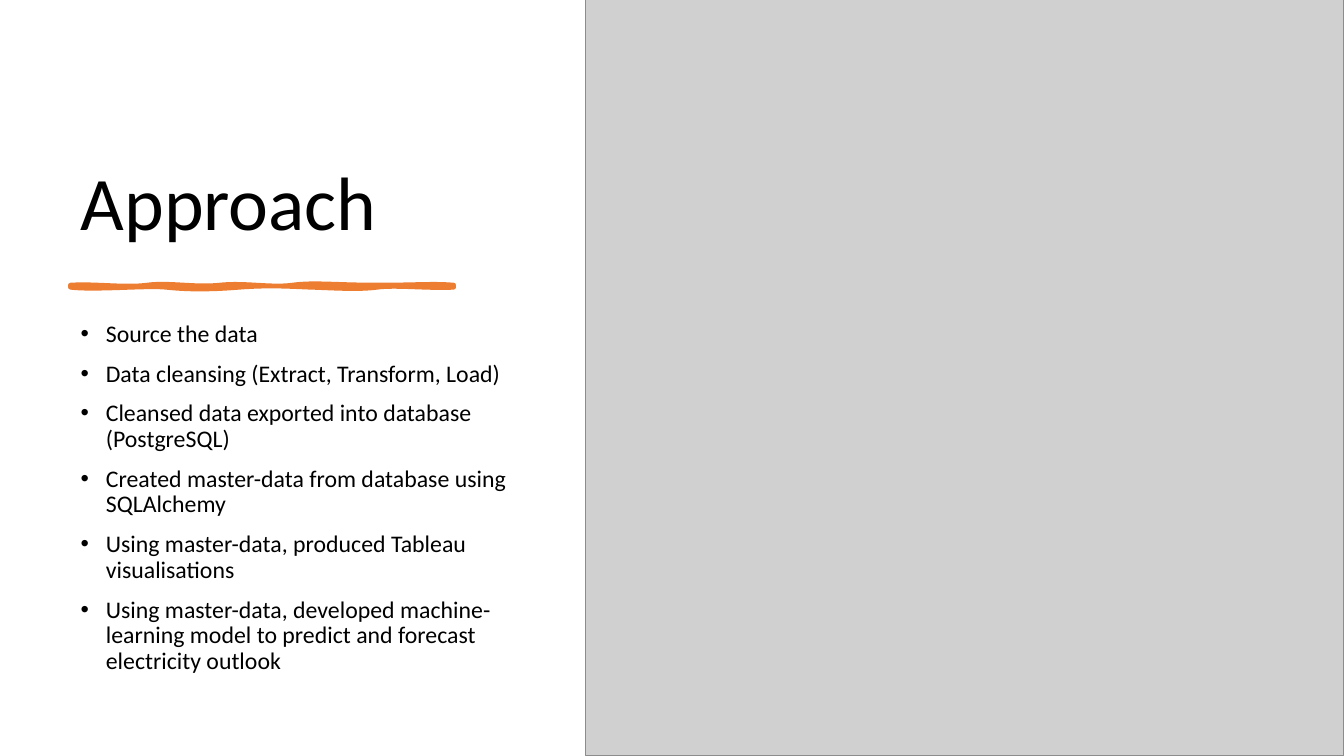
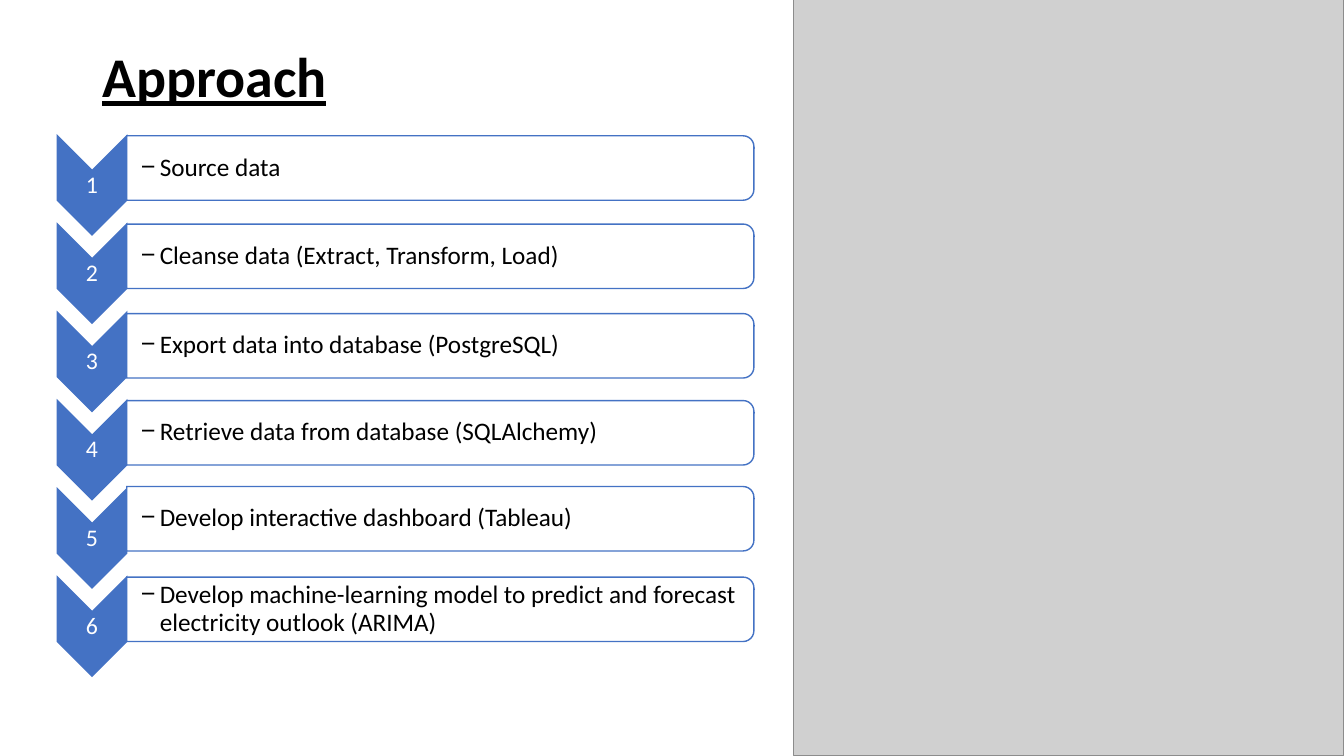
Before and after one commit to shwetajain1022/Project-4, a slide deck: slide 5 of Presentation/Proj4_presentation.pptx (slide 3 before the commit). Drawn at 1344x756 pixels with LibreOffice and Linux fonts; fonts in the diff are those of the drawing; grey boxes stand for pictures. Boxes give left, top, right and bottom in pixels: in the first picture for what was removed or moved away, otherwise in the second. Text is boxed around its words. In the diff, an @@ line names an element or a change of style, - is before the commit and + after.

Commit message:
update presentation and elec data with pivots

```diff
--- a/Presentation/Proj4_presentation.pptx
+++ b/Presentation/Proj4_presentation.pptx
@@ picture: place and size @@
-picture at bbox=[586, 0, 1344, 756]
+picture at bbox=[793, 0, 1344, 756]
@@ title "Approach": place and size @@
-title "Approach" at bbox=[81, 177, 377, 243]
+title "Approach" at bbox=[102, 57, 326, 106]
@@ title "Approach" at bbox=[102, 57, 326, 106]: size 54 to 40 pt, bold on, underline on; vertical alignment bottom to middle @@
@@ freeform shape removed at bbox=[71, 285, 454, 287] @@
@@ text removed at bbox=[106, 325, 506, 673] @@
-• Source the data
-• Data cleansing (Extract, Transform, Load)
-• Cleansed data exported into database (PostgreSQL)
-• Created master-data from database using SQLAlchemy
-• Using master-data, produced Tableau visualisations
-• Using master-data, developed machine-learning model to predict and forecast electricity outlook
@@ group added at bbox=[57, 136, 754, 676]: 12 texts, 6 chevrons, 6 round same rects @@
+1
+  − Source data
+2
+  − Cleanse data (Extract, Transform, Load)
+3
+  − Export data into database (PostgreSQL)
+4
+  − Retrieve data from database (SQLAlchemy)
+5
+  − Develop interactive dashboard (Tableau)
+6
+  − Develop machine-learning model to predict and forecast electricity outlook (ARIMA)
```
Also in this commit, not shown: 2 other slides changed, 5 slides added, 2 other files.
